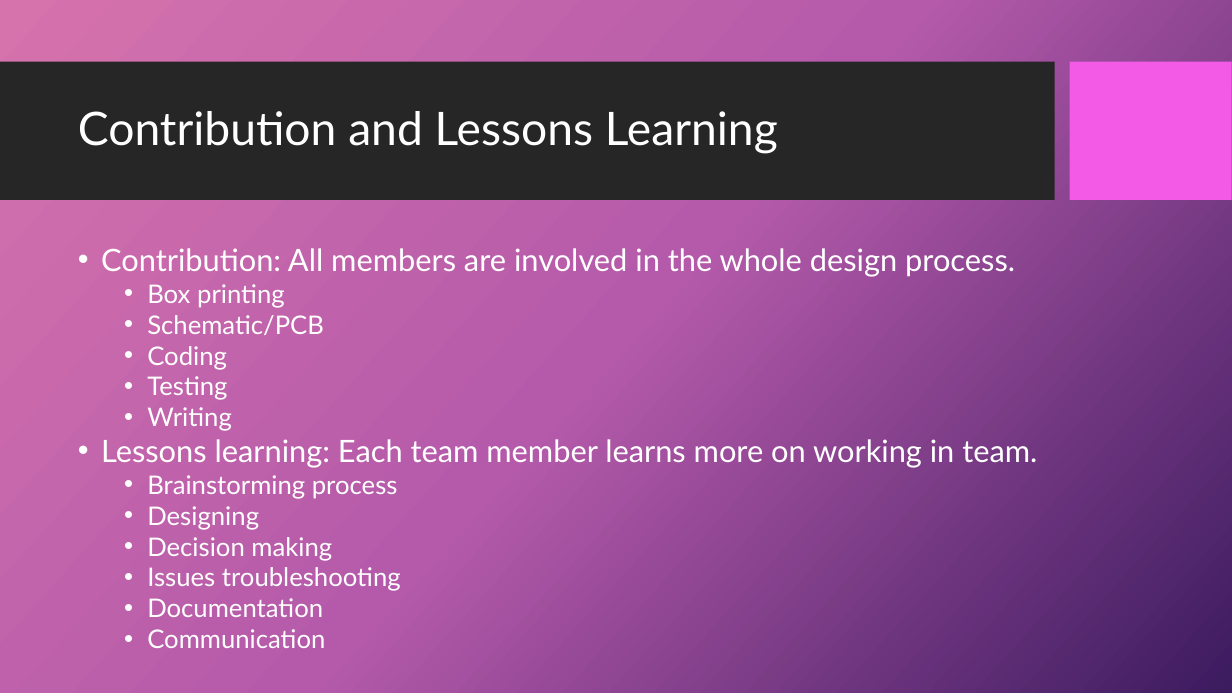
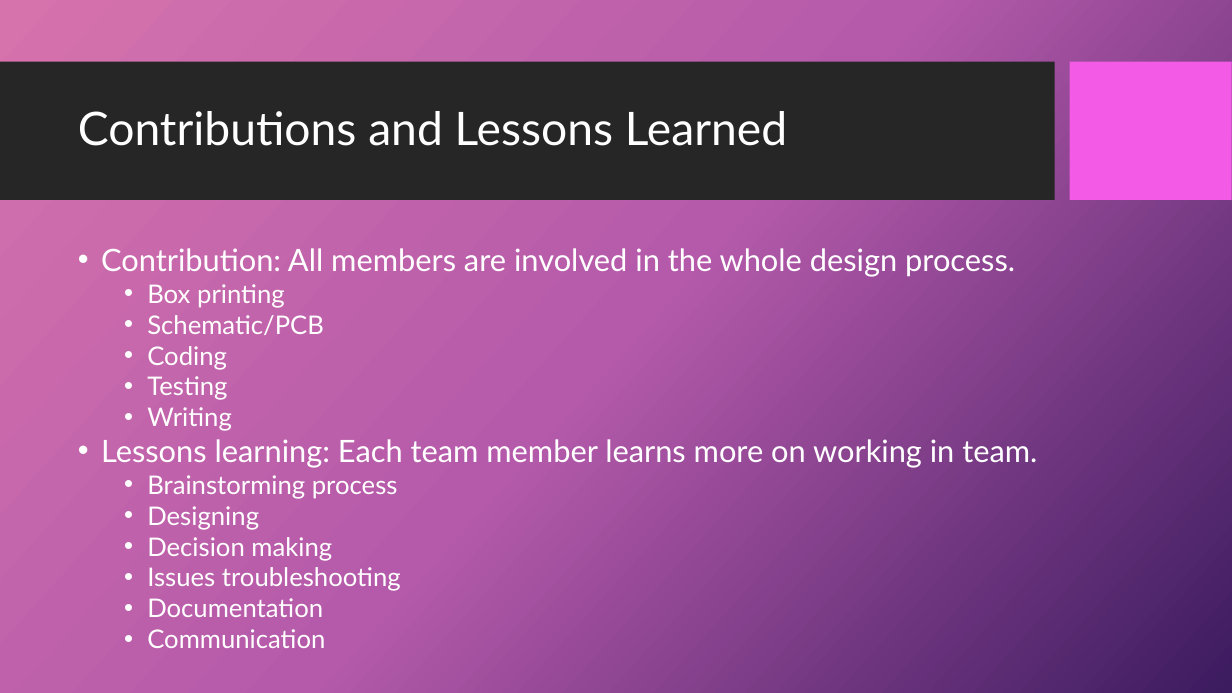
Before and after one commit to dandz12/ECE411-Practicum-Project, a slide deck: slide 21 of ECE411 - Final Presentation.pptx. Drawn at 1232x693 pixels with LibreOffice and Linux fonts; fonts in the diff are those of the drawing; background and template pictures are left out. Boxes give left, top, right and bottom in pixels: in the first picture for what was removed or moved away, otherwise in the second. Text is boxed around its words. In the diff, an @@ line names an element or a change of style, - is before the commit and + after.

```diff
--- a/ECE411 - Final Presentation.pptx
+++ b/ECE411 - Final Presentation.pptx
@@ title at (x1=78, y1=111, x2=787, y2=146): text changed @@
-Contribution and Lessons Learning
+Contributions and Lessons Learned
```
Also in this commit, not shown: 8 other slides changed.
